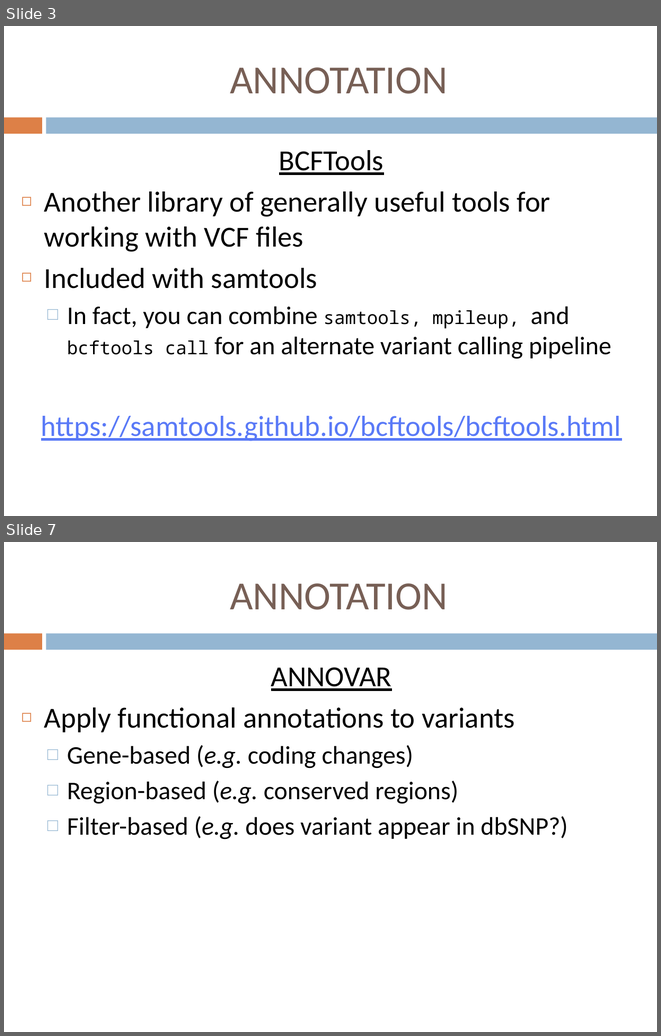
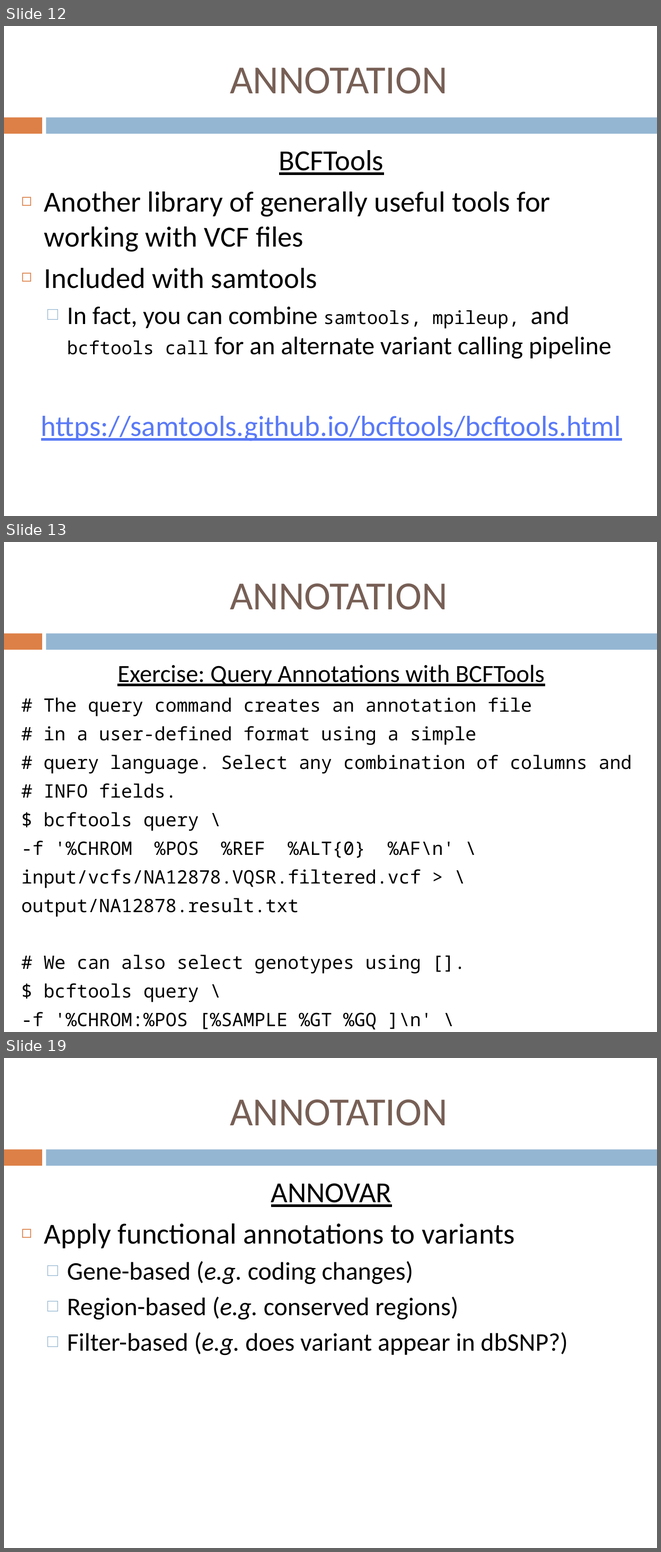
Before and after one commit to jdidion/OpenBioinformaticsWorkshops, a slide deck: development/AdvancedDNASeq/slides/Part6_Annotation.pptx. Shown one above the other, each under a label of ours: slides 3 and 7 before the commit, slides 12, 13 and 19 after it; the slides between them are not shown. The pictures are 661x1036 and 661x1552 pixels, drawn with LibreOffice and Linux fonts; fonts in the diff are those of the drawing. Boxes give left, top, right and bottom in pixels: in the first picture for what was removed or moved away, otherwise in the second. Text is boxed around its words. In the diff, an @@ line names an element or a change of style, - is before the commit and + after.

```diff
--- a/development/AdvancedDNASeq/slides/Part6_Annotation.pptx
+++ b/development/AdvancedDNASeq/slides/Part6_Annotation.pptx
@@ slide 13 added at (4, 542, 657, 1032), background #FFFFFF; not listed: 2 template elements that a slide beside it also shows @@
@@ title added at (230, 583, 448, 610), 44 pt, text #775F55 @@
+ANNOTATION
@@ text added at (21, 664, 632, 1030), 20.4 pt, text #000000 @@
+Exercise: Query Annotations with BCFTools
+# The query command creates an annotation file
+# in a user-defined format using a simple
+# query language. Select any combination of columns and
+# INFO fields.
+$ bcftools query \
+-f '%CHROM %POS %REF %ALT{0} %AF\n' \
+input/vcfs/NA12878.VQSR.filtered.vcf > \
+output/NA12878.result.txt
+# We can also select genotypes using [].
+$ bcftools query \
+-f '%CHROM:%POS [%SAMPLE %GT %GQ ]\n' \
+input/vcfs/NA12878.VQSR.filtered.vcf > \
+output/NA12878.result2.txt
@@ what was slide 3 is now slide 12 @@
@@ what was slide 7 is now slide 19 @@
```
Also in this commit, not shown: 5 slides changed, 22 other slides added, 5 other files.
